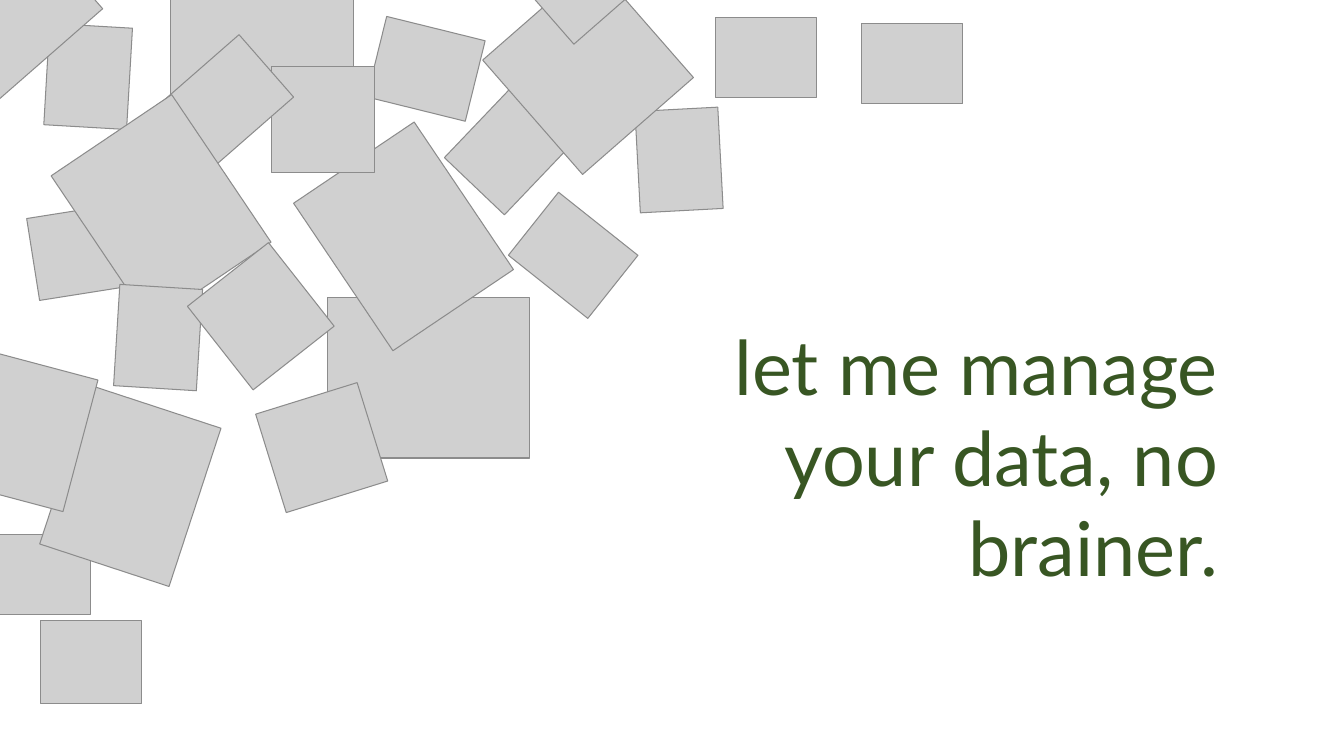
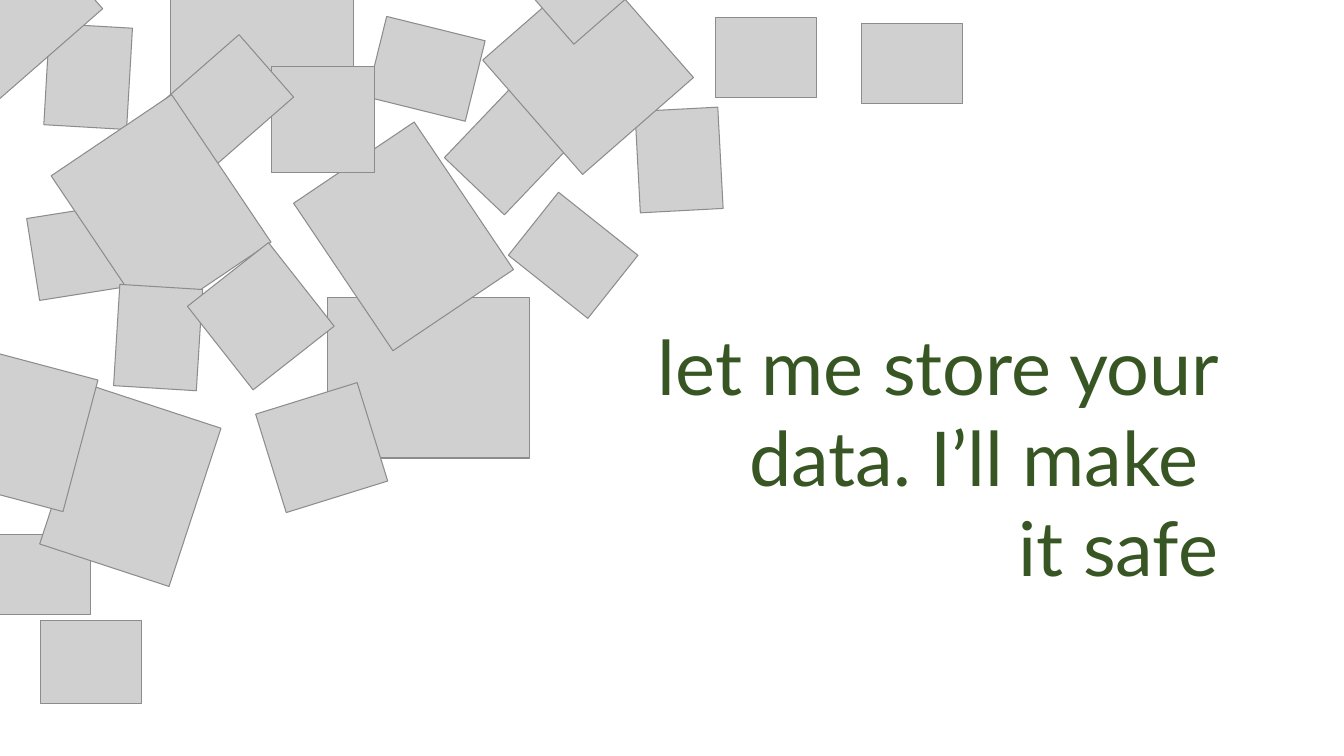
Before and after one commit to Lettush/OCC-MERN-Training, a slide deck: slide 4 of Leonida, Althani Miguel/Learning Materials/MongoDB.pptx. Drawn at 1344x756 pixels with LibreOffice and Linux fonts; fonts in the diff are those of the drawing; grey boxes stand for pictures; background and template pictures are left out. Boxes give left, top, right and bottom in pixels: in the first picture for what was removed or moved away, otherwise in the second. Text is boxed around its words. In the diff, an @@ line names an element or a change of style, - is before the commit and + after.

```diff
--- a/Leonida, Althani Miguel/Learning Materials/MongoDB.pptx
+++ b/Leonida, Althani Miguel/Learning Materials/MongoDB.pptx
@@ text at bbox=[658, 339, 1219, 577]: text changed @@
-let me manage your data, no brainer.
+let me store your data. I’ll make
+it safe
```
Also in this commit, not shown: 5 other slides changed, 6 slides added, 2 slides removed, 2 other files.
